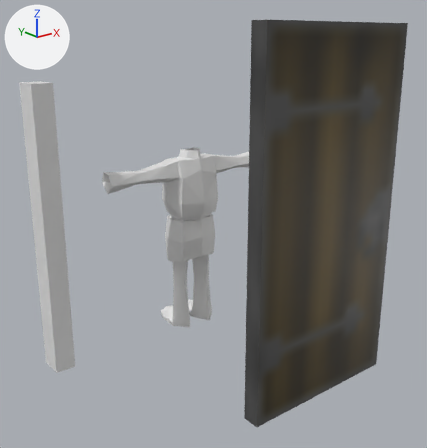
Renders of the Blender file Resources/Models/Characters/player.blend from each side of a commit.
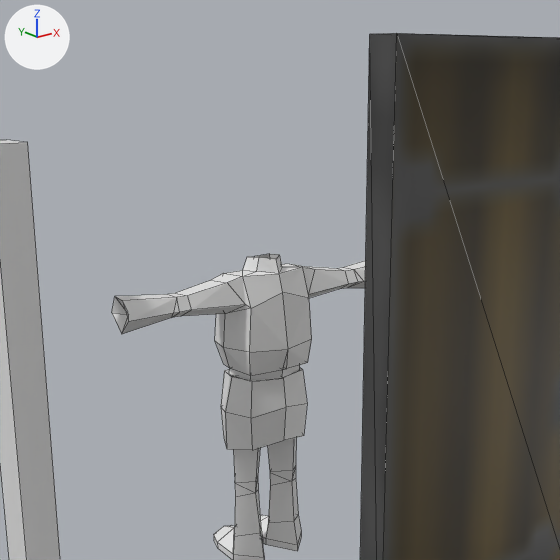
Each version appears first whole from a 50 mm camera at (-2.3, -3.12, 1.92) aimed at (-0.22, -0.53, 0.89), and next in a close-up on the part from 9% to 85% of the width and 0% to 73% of the height. The axes (+X, +Y, +Z) are drawn at upper left. The lights are the same throughout. The last two pictures show the newer version. The close-ups show mesh edges as thin lines.

Objects in the first close-up: 'Cube', 'Door', 'Player'.
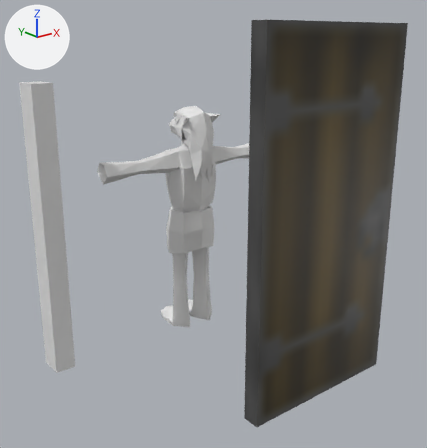
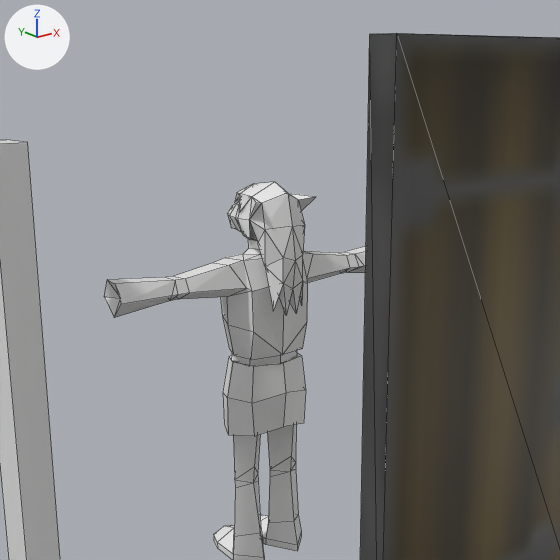
Commit message: more player progress

The change, as a diff of the scene's bpy script:
```diff
--- a/Resources/Models/Characters/player.blend.py
+++ b/Resources/Models/Characters/player.blend.py
@@ me_player @@
 # used by ob_player; location = (0.0, 0.0, 0.0)
-me_player.from_pydata(...)  # 109 vertices, 99 faces; spans x -0.01..0.645, y -0.152..0.218, z -0.005..1.237
+me_player.from_pydata(...)  # 155 vertices, 162 faces; spans x -0.001..0.67, y -0.196..0.218, z -0.005..1.516
+# me_player part 1: the loose piece of 47 vertices spanning x -0.01..0.645, y -0.152..0.155, z 0.798..1.237 is rebuilt with 93 vertices and now spans x 0.0..0.67, y -0.196..0.217, z 0.857..1.516
+# me_player part 2: the loose piece of 16 vertices spanning x -0.001..0.187, y -0.134..0.156, z 0.482..0.775 is rebuilt with 16 vertices and now spans x -0.001..0.177, y -0.134..0.137, z 0.54..0.832
+# me_player part 3
+# 26 vertices are removed from x 0.0..0.161, y -0.117..0.136, z 0.247..0.83
+# 24 faces are deleted
+# 26 vertices are added at x 0.0..0.161, y -0.106..0.1, z 0.287..0.891
+# 24 new faces join them
 me_player.materials.append(mat_material)
```

Where the change shows, as pixel boxes [x1, y1, x2, y2] in the close-ups (560 x 560 px; the box of a moved part takes in the faces that stretch with it):
'Player', reshaped: before [112, 254, 365, 560]; after [104, 182, 366, 560]
part 1 of me_player, rebuilt (46% taller): before [112, 254, 365, 376]; after [104, 182, 366, 360]
part 2 of me_player, rebuilt: before [221, 368, 307, 450]; after [223, 353, 306, 436]
part 3 of me_player, moved or reshaped: before [230, 365, 300, 536]; after [232, 351, 298, 536]
